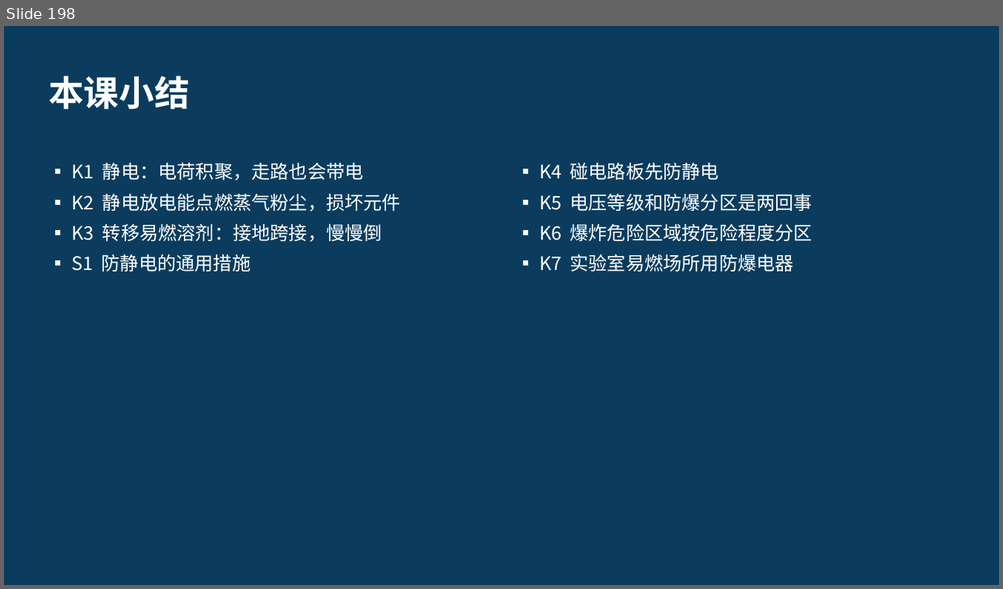
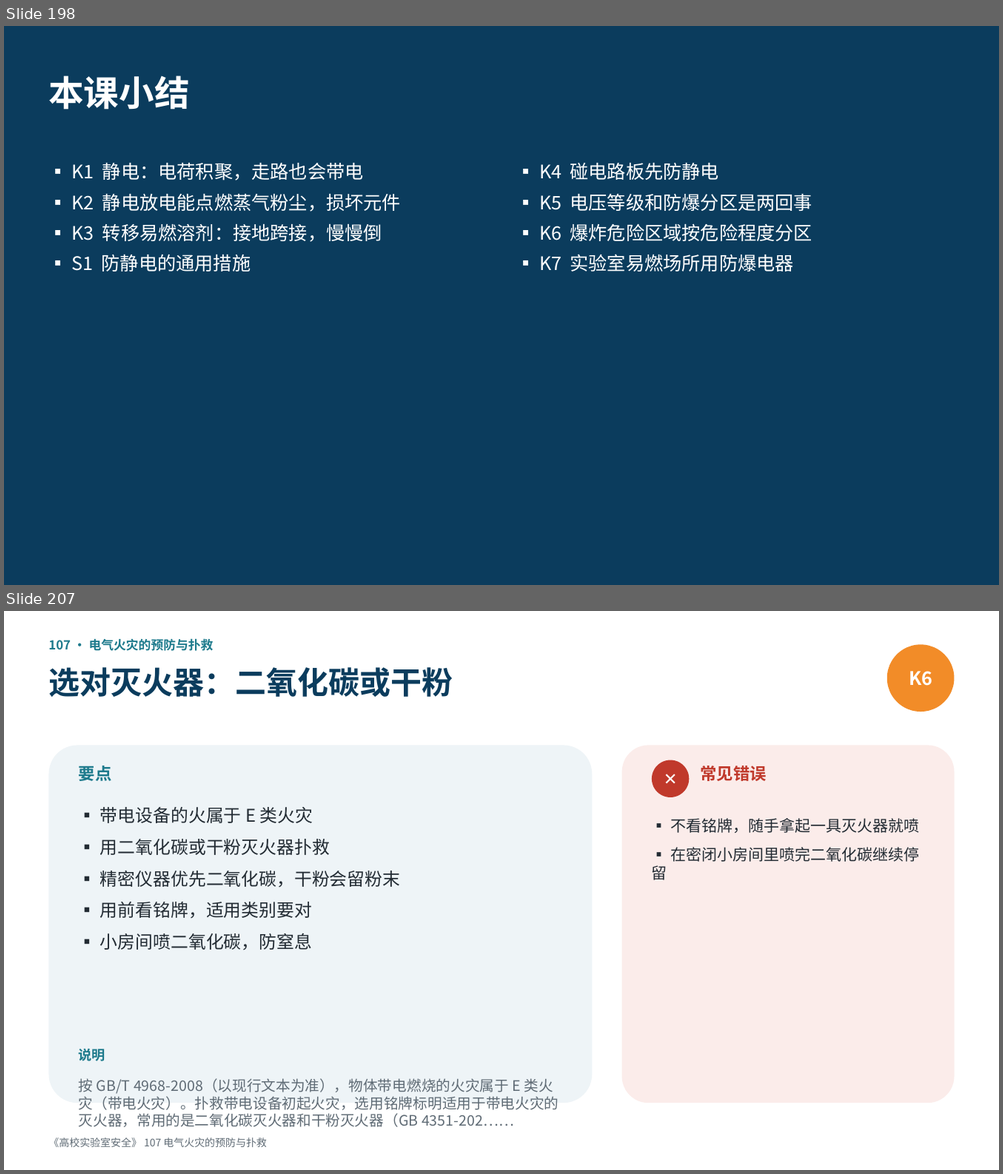
Before and after one commit to hanrongwx-max/videoyoutubo, a slide deck: course/高校实验室安全/课件/第8章_电气安全.pptx. Shown one above the other, each under a label of ours: slide 198 before the commit, slides 198 and 207 after it; the slides between them are not shown. The pictures are 1003x589 and 1003x1174 pixels, drawn with LibreOffice and Linux fonts; fonts in the diff are those of the drawing. Boxes give left, top, right and bottom in pixels: in the first picture for what was removed or moved away, otherwise in the second. Text is boxed around its words. In the diff, an @@ line names an element or a change of style, - is before the commit and + after.

```diff
--- a/course/高校实验室安全/课件/第8章_电气安全.pptx
+++ b/course/高校实验室安全/课件/第8章_电气安全.pptx
@@ slide 207 added at [4,611,999,1170], background #FFFFFF @@
@@ text added at [48,638,213,651], 12 pt, text #1D7A8C, bold @@
+107 · 电气火灾的预防与扑救
@@ ellipse added at [887,644,954,712], fill #F28C28, 18 pt, text #FFFFFF, bold @@
+K6
@@ text added at [48,667,452,697], 30 pt, text #0B3C5D, bold @@
+选对灭火器：二氧化碳或干粉
@@ rounded rectangle added at [48,745,592,1103], fill #EEF4F7 @@
@@ text added at [79,766,112,781], 16 pt, text #1D7A8C, bold @@
+要点
@@ rounded rectangle added at [622,745,954,1103], fill #FBECEA @@
@@ ellipse added at [652,760,689,797], fill #C0392B, 16 pt, text #FFFFFF, bold @@
+✕
@@ text added at [700,766,765,781], 16 pt, text #C0392B, bold @@
+常见错误
@@ text added at [100,807,401,950], 17 pt, text #222B33 @@
+▪ 带电设备的火属于 E 类火灾
+▪ 用二氧化碳或干粉灭火器扑救
+▪ 精密仪器优先二氧化碳，干粉会留粉末
+▪ 用前看铭牌，适用类别要对
+▪ 小房间喷二氧化碳，防窒息
@@ text added at [652,818,919,880], 15 pt, text #222B33 @@
+▪ 不看铭牌，随手拿起一具灭火器就喷
+▪ 在密闭小房间里喷完二氧化碳继续停留
@@ text added at [79,1049,105,1062], 13 pt, text #1D7A8C, bold @@
+说明
@@ text added at [79,1079,559,1128], 14 pt, text #5F6B75 @@
+按 GB/T 4968-2008（以现行文本为准），物体带电燃烧的火灾属于 E 类火灾（带电火灾）。扑救带电设备初起火灾，选用铭牌标明适用于带电火灾的灭火器，常用的是二氧化碳灭火器和干粉灭火器（GB 4351-202……
@@ text added at [48,1138,267,1147], 10 pt, text #5F6B75 @@
+《高校实验室安全》 107 电气火灾的预防与扑救
```
Also in this commit, not shown: 13 other slides added, 2 other files.
